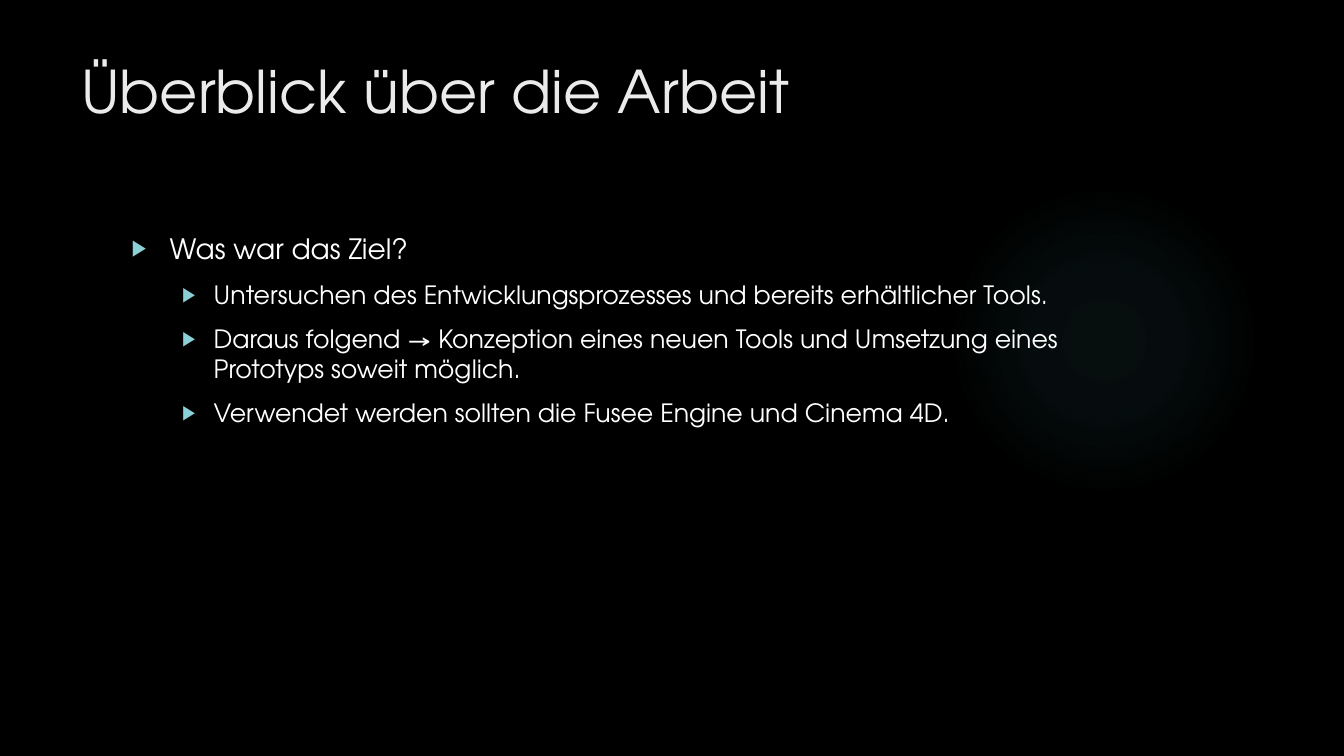
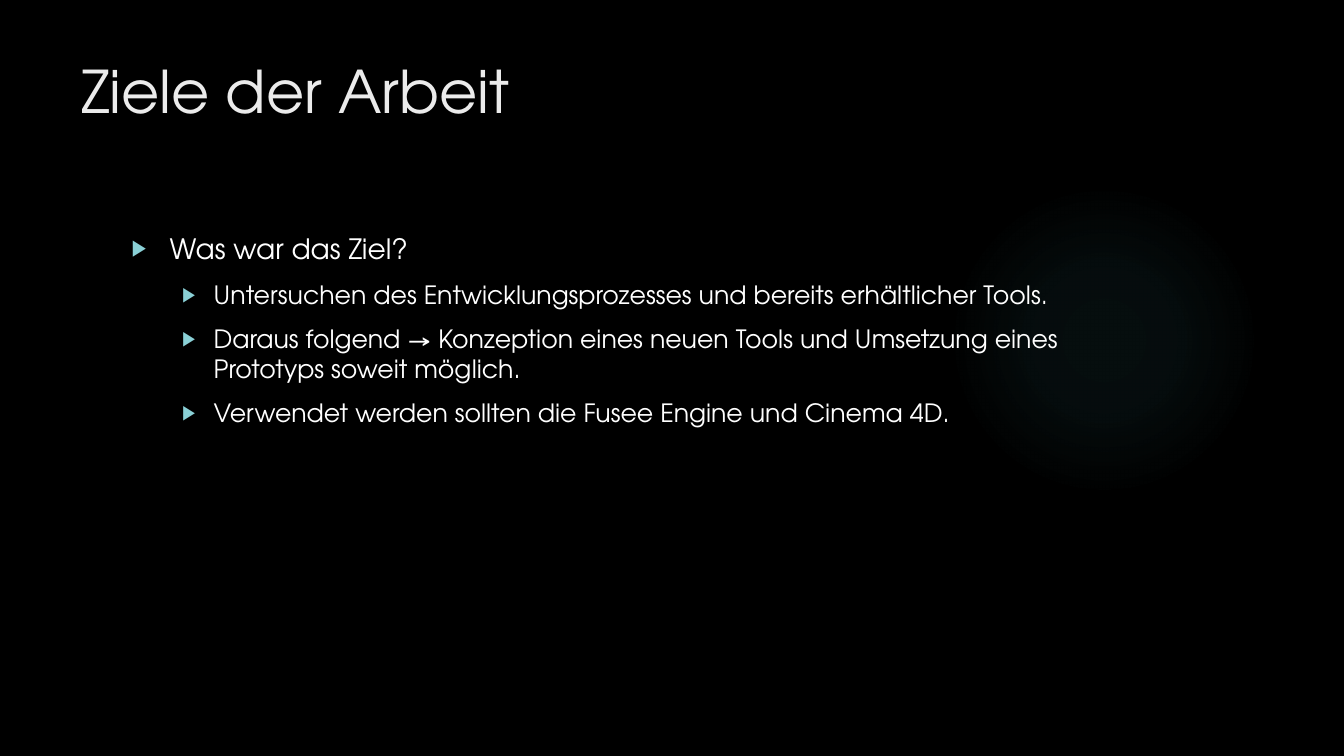
Before and after one commit to dNovel/MasterThesisWS1415, a slide deck: slide 5 of Disputation/Praesentation_DominikSteffen.pptx. Drawn at 1344x756 pixels with LibreOffice and Linux fonts; fonts in the diff are those of the drawing; background and template pictures are left out. Boxes give left, top, right and bottom in pixels: in the first picture for what was removed or moved away, otherwise in the second. Text is boxed around its words. In the diff, an @@ line names an element or a change of style, - is before the commit and + after.

```diff
--- a/Disputation/Praesentation_DominikSteffen.pptx
+++ b/Disputation/Praesentation_DominikSteffen.pptx
@@ title at [81, 69, 509, 114]: text changed @@
-Überblick über die Arbeit
+Ziele der Arbeit
```
Also in this commit, not shown: 4 other slides changed, 4 slides added.
